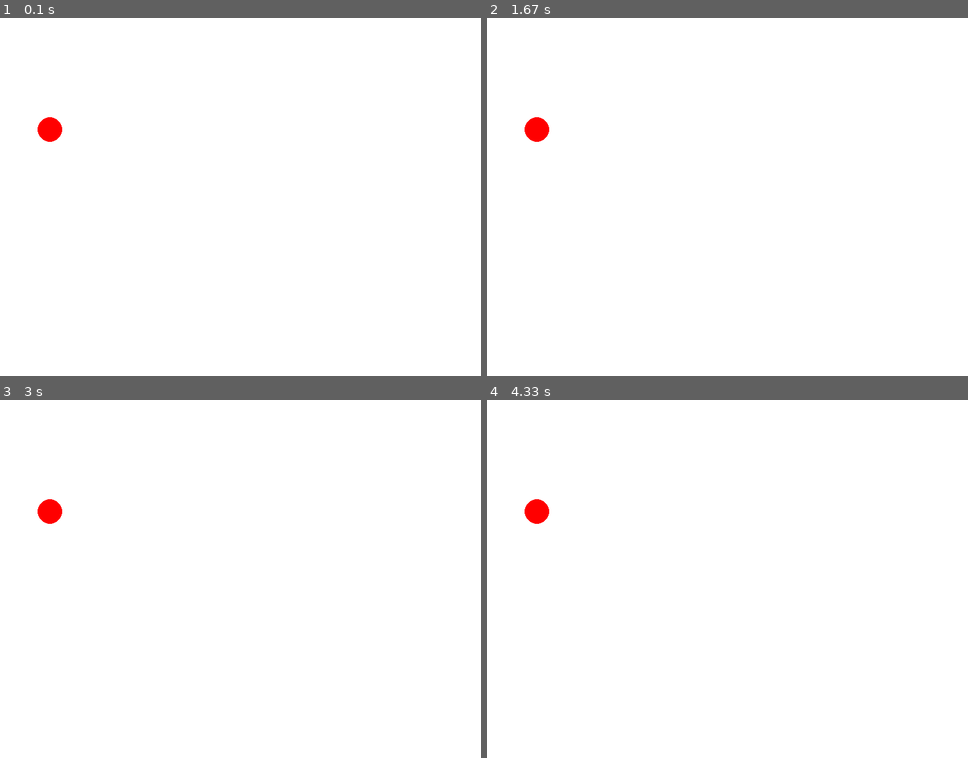
Above: before the commit, frames 1-4 (two rows, left to right).
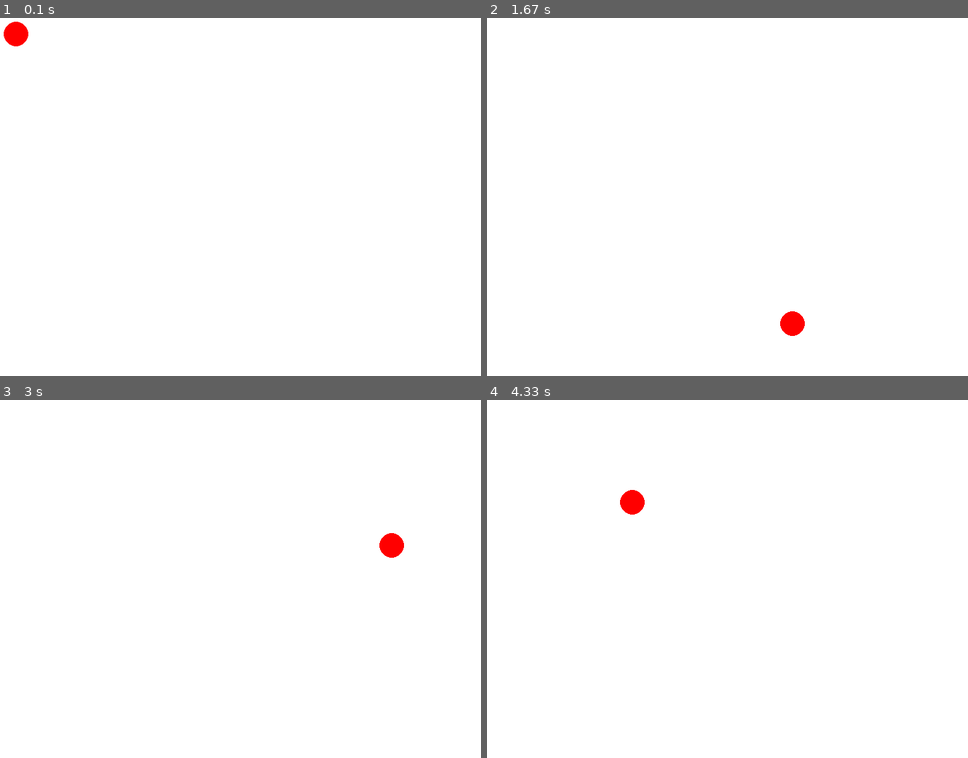
Above: after the commit, the same moments.

Repository: tthouvenot/pygame_mns
Game: pygame game, started from main.py
The game is run twice, just before and just after one commit, with the same random seed, the same clock (stepped at 60 frames per second) and the same inputs.
Inputs:
- Up to frame 1 (0.1 s): no input
- Up to frame 2 (1.67 s): no input
- Up to frame 3 (3 s): no input
- Up to frame 4 (4.33 s): no input

The runs differ from the first frame. In frame 1, 0.5% of the frame differs, in the area x 0-13%, y 1-35%; in frame 2, 0.5%; in frame 3, 0.5%; in frame 4, 0.5%.

Commit message:
feature: moving ball

Diff:
--- a/main.py
+++ b/main.py
@@ -10,7 +10,7 @@
 screen_width = 800
 screen_height = 600
 screen = pygame.display.set_mode((screen_width, screen_height))
-pygame.display.set_caption("Aller-Retour d'une Balle")
+pygame.display.set_caption("Bomberman")
 
 # Couleurs
 rouge = (255, 0, 0)
@@ -19,6 +19,12 @@
 en_cours = True
 clock = pygame.time.Clock()
 
+x_balle = 20
+vitesse_x = 5
+y_balle = 20
+vitesse_y = 5
+
+
 while en_cours:
     for event in pygame.event.get():
         if event.type == pygame.QUIT:
@@ -26,7 +32,15 @@
 
     # Remplir l'écran et dessiner la balle
     screen.fill(white)
-    pygame.draw.circle(screen, rouge, (100, 200), 20)
+    pygame.draw.circle(screen, rouge, (x_balle, y_balle), 20) # (origine, couleur, (posX, posY), rayon)
+
+    x_balle += vitesse_x
+    y_balle += vitesse_y
+
+    if x_balle > 800 - 20 or x_balle <= 20 :
+        vitesse_x = -vitesse_x
+    elif y_balle > 600 - 20 or y_balle <= 20:
+        vitesse_y = -vitesse_y
 
     # Rafraîchir l'affichage
     pygame.display.flip()
Not shown, added: pygame_mns.code-workspace
